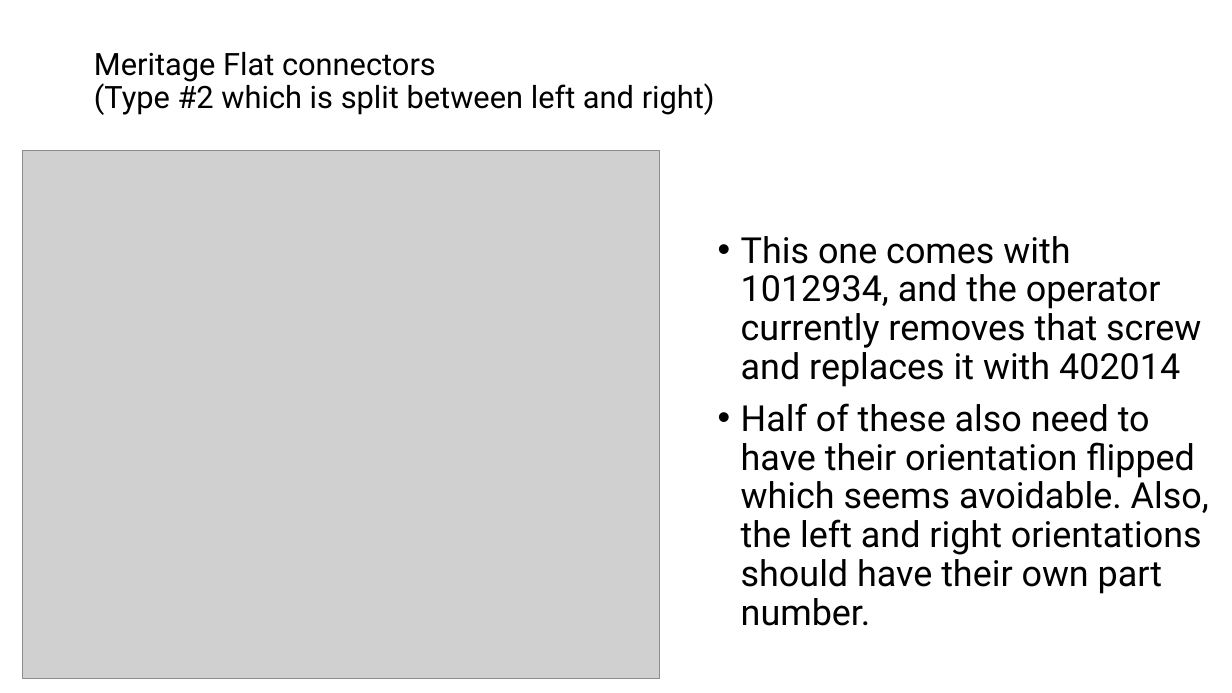
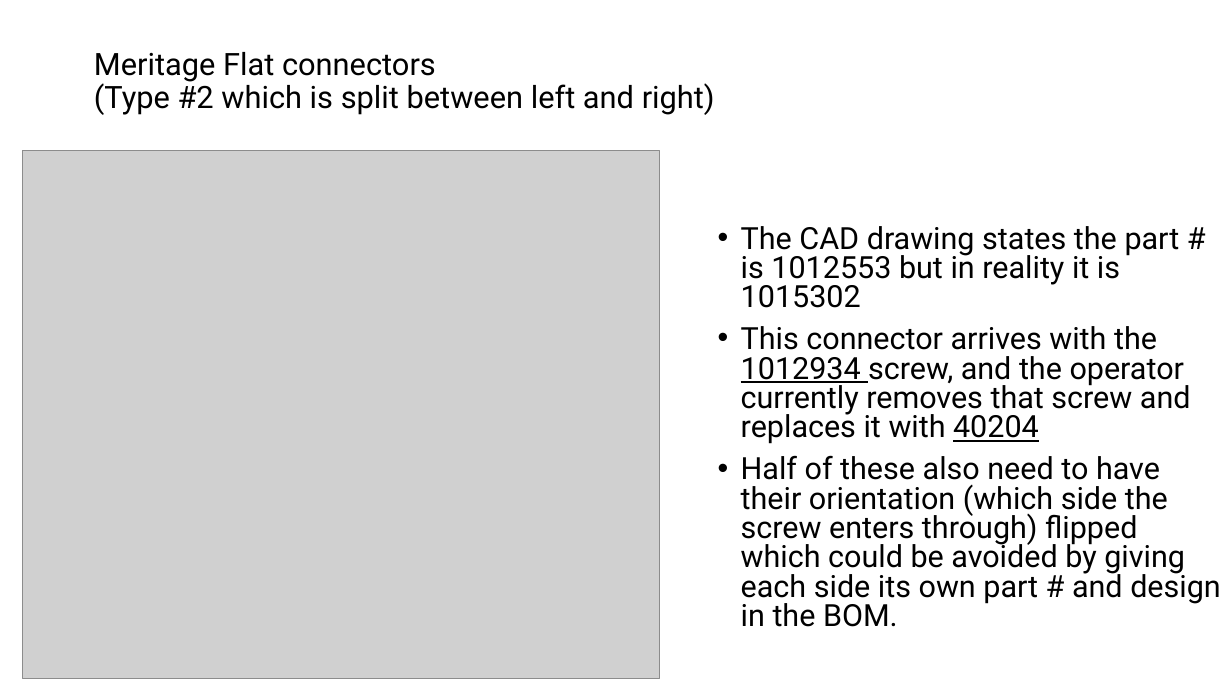
Before and after one commit to macokeefe/claude-code-system, a slide deck: slide 6 of standard-work/standalone/Meritage_Engineering_Improvements.pptx (slide 8 before the commit). Drawn at 1232x693 pixels with LibreOffice and Linux fonts; fonts in the diff are those of the drawing; grey boxes stand for pictures. Boxes give left, top, right and bottom in pixels: in the first picture for what was removed or moved away, otherwise in the second. Text is boxed around its words. In the diff, an @@ line names an element or a change of style, - is before the commit and + after.

```diff
--- a/standard-work/standalone/Meritage_Engineering_Improvements.pptx
+++ b/standard-work/standalone/Meritage_Engineering_Improvements.pptx
@@ text at bbox=[741, 226, 1221, 627]: text changed; size 28 to 23.8 pt @@
-• This one comes with 1012934, and the operator currently removes that screw and replaces it with 402014
-• Half of these also need to have their orientation flipped which seems avoidable. Also, the left and right orientations should have their own part number.
+• The CAD drawing states the part # is 1012553 but in reality it is 1015302
+• This connector arrives with the 1012934 screw, and the operator currently removes that screw and replaces it with 40204
+• Half of these also need to have their orientation (which side the screw enters through) flipped which could be avoided by giving each side its own part # and design in the BOM.
```
Also in this commit, not shown: 9 other slides changed, 2 slides added, 4 slides removed.
